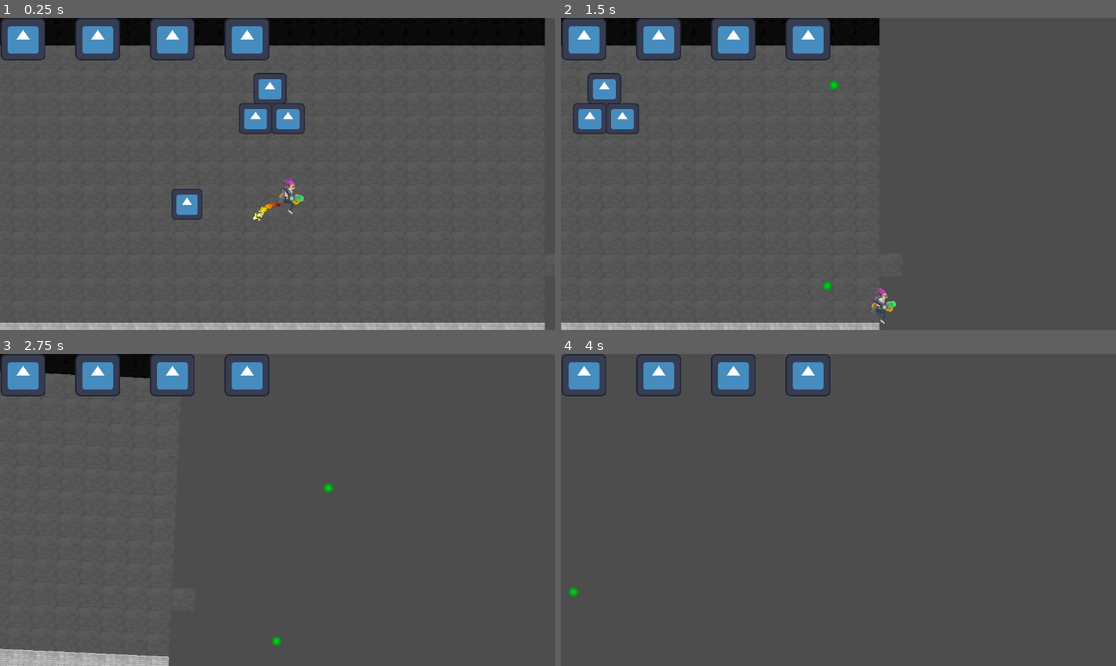
Above: before the commit, frames 1-4 (two rows, left to right).
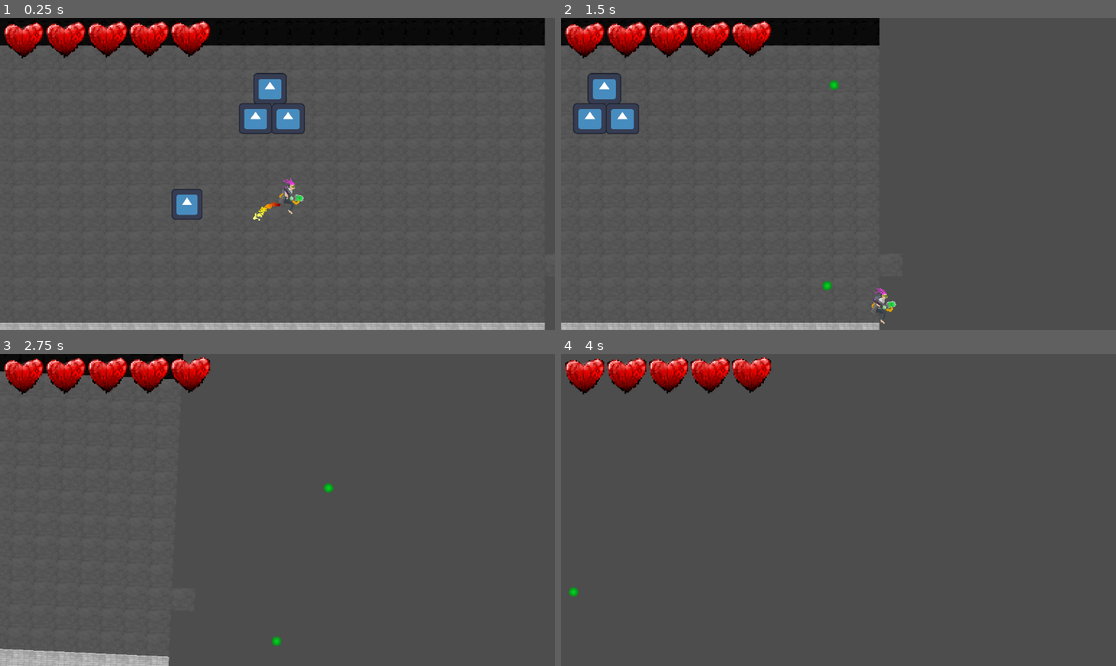
Above: after the commit, the same moments.

Repository: Sn0wy8/Haven
Game: Godot game, scene res://Scenes/main.tscn
The game is run twice, just before and just after one commit, with the same random seed, the same clock (stepped at 60 frames per second) and the same inputs. The engine's default icon, where the game draws it, is replaced by a stand-in: a white triangle on a blue panel in a dark square.
Inputs (mouse positions are in pixels of both pictures, inside the frame that each line leads up to):
- Up to frame 1 (0.25 s): no input
- Up to frame 2 (1.5 s): move the mouse to (960, 158) at 0.52 s; hold D (RIGHT) from 0.53 s (still down); click (960, 158) at 0.6 s; tap W (UP) at 0.77 s; move the mouse to (727, 189) at 1.27 s; click (727, 189) at 1.35 s
- Up to frame 3 (2.75 s): tap W (UP) at 1.52 s; move the mouse to (333, 441) at 2.02 s; release D (RIGHT) at 2.03 s; hold A (LEFT) from 2.03 s (still down); click (333, 441) at 2.1 s
- Up to frame 4 (4 s): move the mouse to (810, 572) at 2.77 s; release A (LEFT) at 2.78 s; hold D (RIGHT) from 2.78 s (still down); click (810, 572) at 2.85 s; tap W (UP) at 3.02, 3.77 s; move the mouse to (1005, 556) at 3.52 s; click (1005, 556) at 3.6 s

The runs differ from the first frame. In frame 1, 5.3% of the frame differs, in the area x 0-49%, y 0-14%; in frame 2, 5.3%; in frame 3, 4.8%; in frame 4, 4.1%.

Commit message:
dasdf

Diff:
--- a/haven/Scenes/player.tscn
+++ b/haven/Scenes/player.tscn
@@ -2,13 +2,13 @@
 
 [ext_resource type="Script" uid="uid://b02i6gu8ut3mp" path="res://Scripts/player.gd" id="1_6t5aa"]
 [ext_resource type="Texture2D" uid="uid://c2vx0e4xsjvis" path="res://Assets/Sprites/Spritesheet.png" id="2_fkybt"]
-[ext_resource type="Texture2D" uid="uid://uelvhslkv8pv" path="res://icon.svg" id="2_vgqql"]
 [ext_resource type="Texture2D" uid="uid://bipdag450e2y6" path="res://Assets/Sprites/FALLING ACTUAL.png" id="3_3smsa"]
 [ext_resource type="PackedScene" uid="uid://c8815eok78ono" path="res://Scenes/gun.tscn" id="3_fkybt"]
 [ext_resource type="Texture2D" uid="uid://coxvsrbxqfm2j" path="res://Assets/Sprites/rising.png" id="4_8erm5"]
 [ext_resource type="Script" uid="uid://b13hwkbn70rvx" path="res://MyHurtBox.gd" id="4_vgqql"]
 [ext_resource type="Script" uid="uid://c4h5itovuljs3" path="res://Scenes/camera_2d.gd" id="6_f1ek2"]
 [ext_resource type="Texture2D" uid="uid://d155ogfwnkeo7" path="res://PARTICLE.png" id="6_x3wgy"]
+[ext_resource type="Texture2D" uid="uid://byemurtiovtxt" path="res://hearb.png" id="9_f1ek2"]
 
 [sub_resource type="AtlasTexture" id="AtlasTexture_x3wgy"]
 atlas = ExtResource("2_fkybt")
@@ -221,50 +221,49 @@
 offset_bottom = 40.0
 
 [node name="heart" type="TextureRect" parent="health_bar/HBoxContainer" unique_id=1023195131]
-visible = false
 custom_minimum_size = Vector2(150.305, 0)
 layout_mode = 2
 
 [node name="heart" type="Sprite2D" parent="health_bar/HBoxContainer/heart" unique_id=105763785]
 position = Vector2(48, 44)
-scale = Vector2(0.7265625, 0.6875)
-texture = ExtResource("2_vgqql")
+scale = Vector2(3, 2.839)
+texture = ExtResource("9_f1ek2")
 
 [node name="heart2" type="TextureRect" parent="health_bar/HBoxContainer" unique_id=924898117]
 custom_minimum_size = Vector2(150.305, 0)
 layout_mode = 2
 
 [node name="heart" type="Sprite2D" parent="health_bar/HBoxContainer/heart2" unique_id=1493094175]
-position = Vector2(48, 44)
-scale = Vector2(0.7265625, 0.6875)
-texture = ExtResource("2_vgqql")
+position = Vector2(-20, 43)
+scale = Vector2(3, 2.838)
+texture = ExtResource("9_f1ek2")
 
 [node name="heart3" type="TextureRect" parent="health_bar/HBoxContainer" unique_id=963846076]
 custom_minimum_size = Vector2(150.305, 0)
 layout_mode = 2
 
 [node name="heart" type="Sprite2D" parent="health_bar/HBoxContainer/heart3" unique_id=1873137758]
-position = Vector2(48, 44)
-scale = Vector2(0.7265625, 0.6875)
-texture = ExtResource("2_vgqql")
+position = Vector2(-87.999985, 42)
+scale = Vector2(3, 2.839)
+texture = ExtResource("9_f1ek2")
 
 [node name="heart4" type="TextureRect" parent="health_bar/HBoxContainer" unique_id=602490956]
 custom_minimum_size = Vector2(150.305, 0)
 layout_mode = 2
 
 [node name="heart" type="Sprite2D" parent="health_bar/HBoxContainer/heart4" unique_id=813835329]
-position = Vector2(48, 44)
-scale = Vector2(0.7265625, 0.6875)
-texture = ExtResource("2_vgqql")
+position = Vector2(-156.99998, 42.000004)
+scale = Vector2(3, 2.839)
+texture = ExtResource("9_f1ek2")
 
 [node name="heart5" type="TextureRect" parent="health_bar/HBoxContainer" unique_id=949393369]
 custom_minimum_size = Vector2(150.305, 0)
 layout_mode = 2
 
 [node name="heart" type="Sprite2D" parent="health_bar/HBoxContainer/heart5" unique_id=1755836210]
-position = Vector2(48, 44)
-scale = Vector2(0.7265625, 0.6875)
-texture = ExtResource("2_vgqql")
+position = Vector2(-225.99997, 41.000004)
+scale = Vector2(3, 2.839)
+texture = ExtResource("9_f1ek2")
 
 [node name="health_timer" type="Timer" parent="." unique_id=263033467]
 
Binary file added: haven/hearb.png
Not shown, added: haven/hearb.png.import
